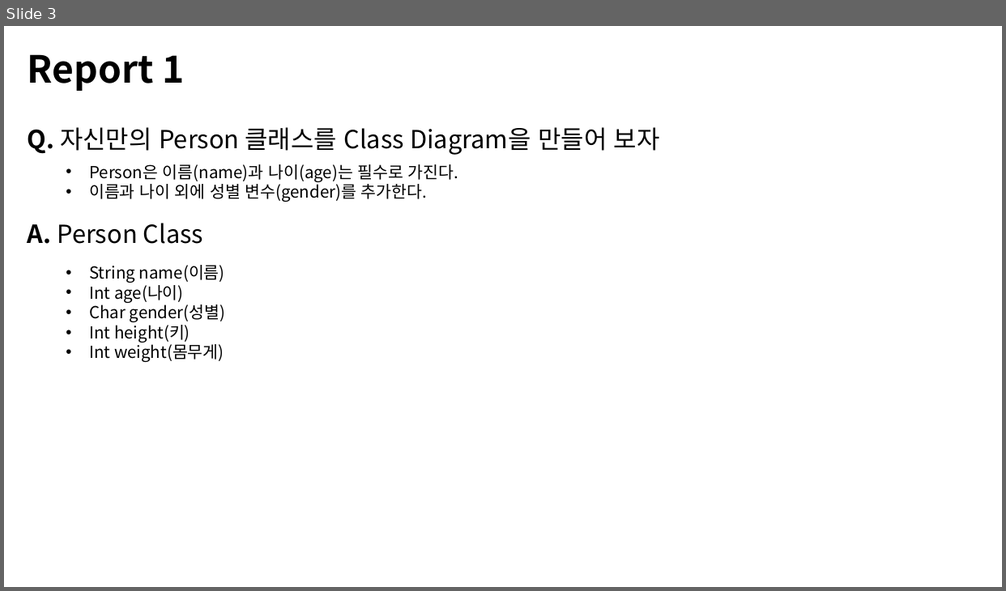
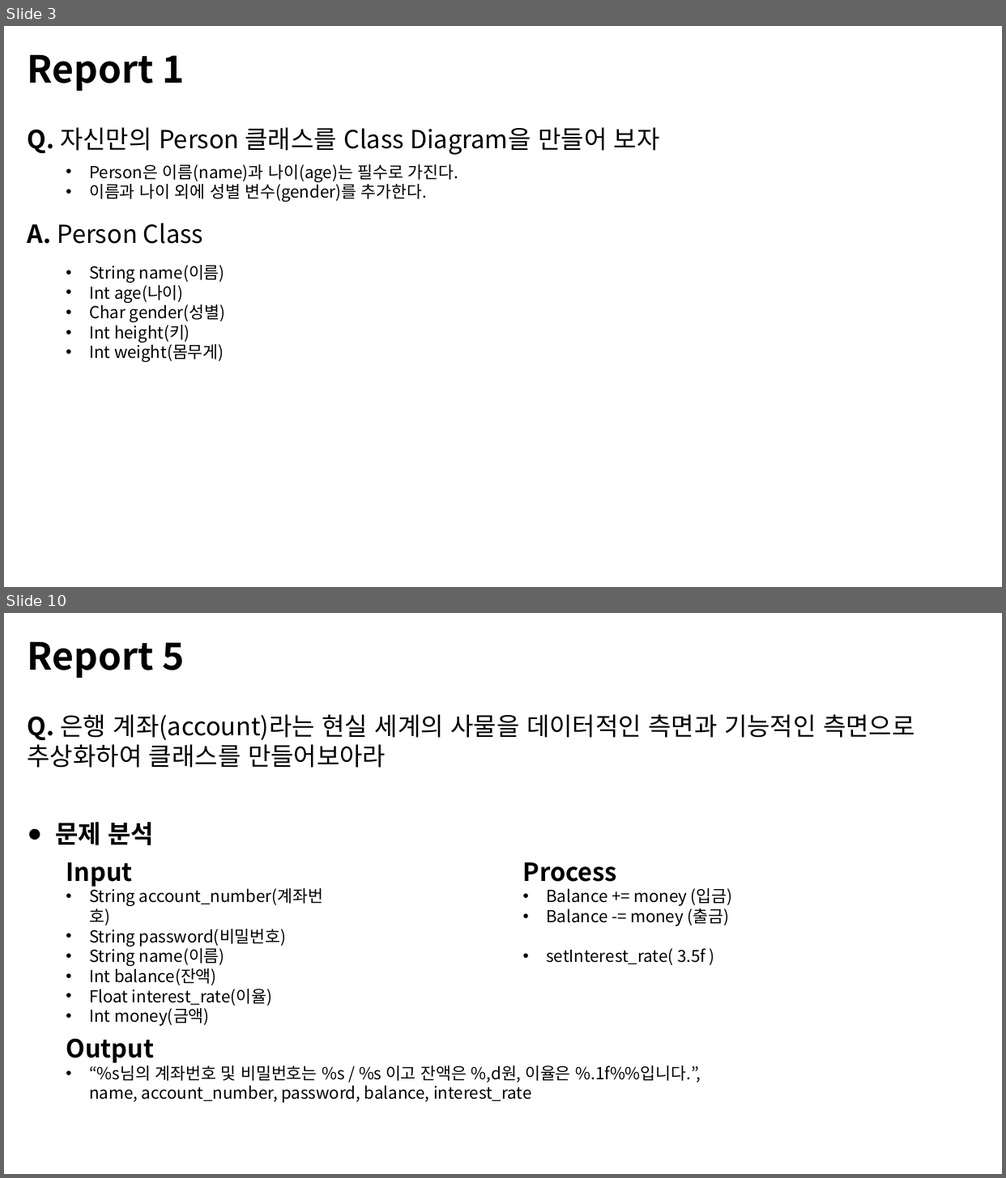
Before and after one commit to MDR-Evan/KBU-ProgrammingLanguageUtilization2, a slide deck: KBU Java 2/Report/R_Week1/1차-김진용-2301111.pptx. Shown one above the other, each under a label of ours: slide 3 before the commit, slides 3 and 10 after it; the slides between them are not shown. The pictures are 1006x591 and 1006x1178 pixels, drawn with LibreOffice and Linux fonts; fonts in the diff are those of the drawing. Boxes give left, top, right and bottom in pixels: in the first picture for what was removed or moved away, otherwise in the second. Text is boxed around its words. In the diff, an @@ line names an element or a change of style, - is before the commit and + after.

```diff
--- a/KBU Java 2/Report/R_Week1/1차-김진용-2301111.pptx
+++ b/KBU Java 2/Report/R_Week1/1차-김진용-2301111.pptx
@@ slide 10 added at (x1=4, y1=613, x2=1002, y2=1174), background #FFFFFF @@
@@ text added at (x1=27, y1=641, x2=184, y2=678), 36 pt, text #000000, bold @@
+Report 5
@@ text added at (x1=27, y1=714, x2=914, y2=768), 24 pt, text #000000 @@
+Q. 은행 계좌(account)라는 현실 세계의 사물을 데이터적인 측면과 기능적인 측면으로 추상화하여 클래스를 만들어보아라
@@ text added at (x1=55, y1=822, x2=155, y2=845), 24 pt, text #000000, bold @@
+● 문제 분석
@@ text added at (x1=66, y1=862, x2=323, y2=1023), 16 pt, text #000000 @@
+Input
+• String account_number(계좌번호)
+• String password(비밀번호)
+• String name(이름)
+• Int balance(잔액)
+• Float interest_rate(이율)
+• Int money(금액)
@@ text added at (x1=523, y1=862, x2=733, y2=965), 16 pt, text #000000 @@
+Process
+• Balance += money (입금)
+• Balance -= money (출금)
+• setInterest_rate( 3.5f )
@@ text added at (x1=66, y1=1038, x2=701, y2=1103), 16 pt, text #000000 @@
+Output
+• “%s님의 계좌번호 및 비밀번호는 %s / %s 이고 잔액은 %,d원, 이율은 %.1f%%입니다.”, name, account_number, password, balance, interest_rate
```
Also in this commit, not shown: 9 other slides added, 2 slides removed, 1 other file.
